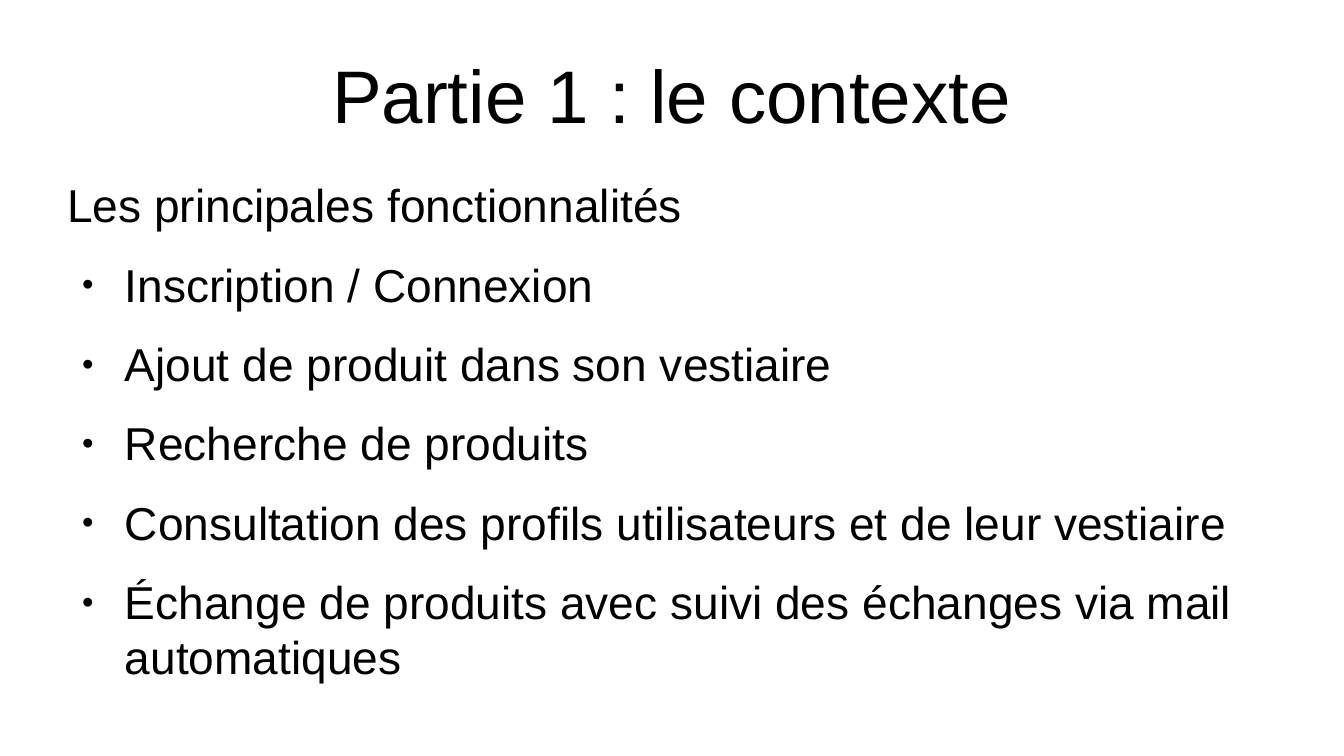
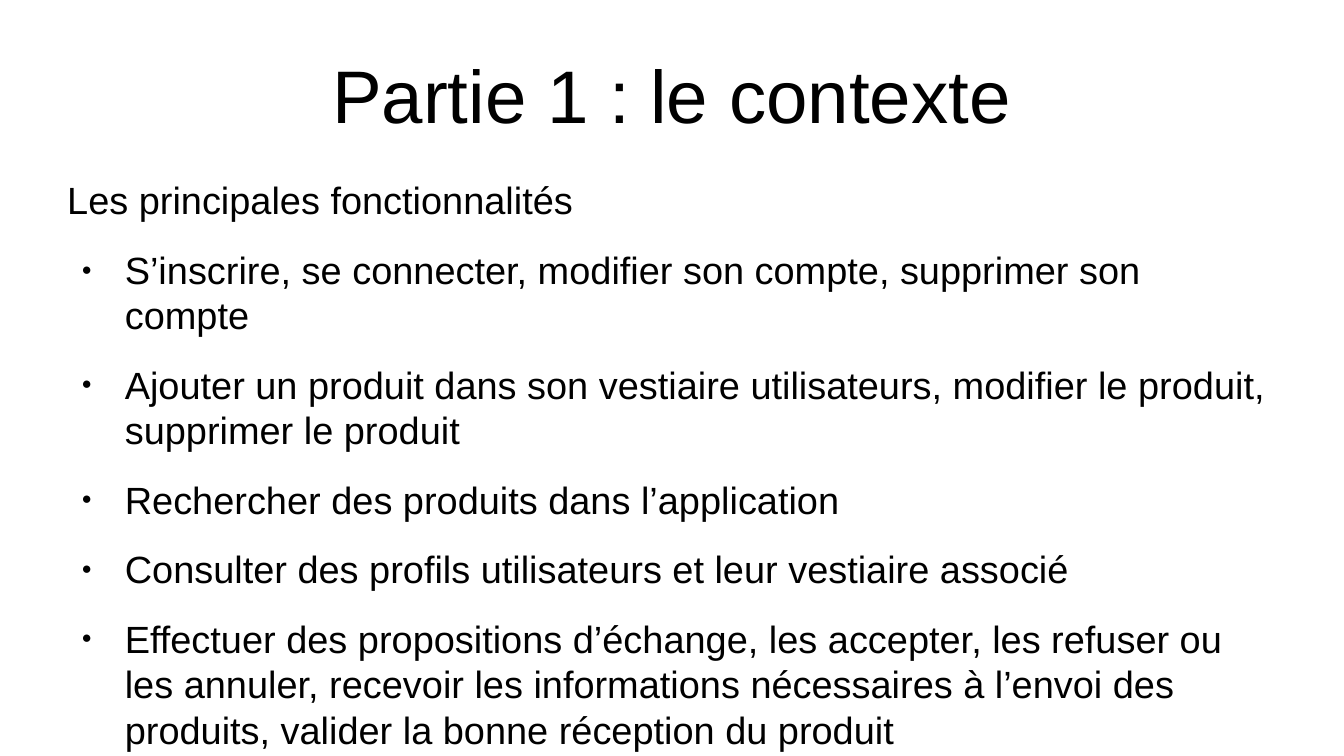
Before and after one commit to EmmaBroudic/Projet-Nooky, a slide deck: slide 8 of doc/Nooky.odp. Drawn at 1344x756 pixels with LibreOffice and Linux fonts; fonts in the diff are those of the drawing. Boxes give left, top, right and bottom in pixels: in the first picture for what was removed or moved away, otherwise in the second. Text is boxed around its words. In the diff, an @@ line names an element or a change of style, - is before the commit and + after.

```diff
--- a/doc/Nooky.odp
+++ b/doc/Nooky.odp
@@ text at [67,186,573,221]: size 27.2 to 22.4 pt in "Les principales fonctionnalités" @@
@@ text at [125,256,1264,751]: text changed; size 27.2 to 22.4 pt @@
-● Inscription / Connexion
-● Ajout de produit dans son vestiaire
-● Recherche de produits
-● Consultation des profils utilisateurs et de leur vestiaire
-● Échange de produits avec suivi des échanges via mail automatiques
+● S’inscrire, se connecter, modifier son compte, supprimer son compte
+● Ajouter un produit dans son vestiaire utilisateurs, modifier le produit, supprimer le produit
+● Rechercher des produits dans l’application
+● Consulter des profils utilisateurs et leur vestiaire associé
+● Effectuer des propositions d’échange, les accepter, les refuser ou les annuler, recevoir les informations nécessaires à l’envoi des produits, valider la bonne réception du produit
```
Also in this commit, not shown: 7 other slides changed, 5 other files.
